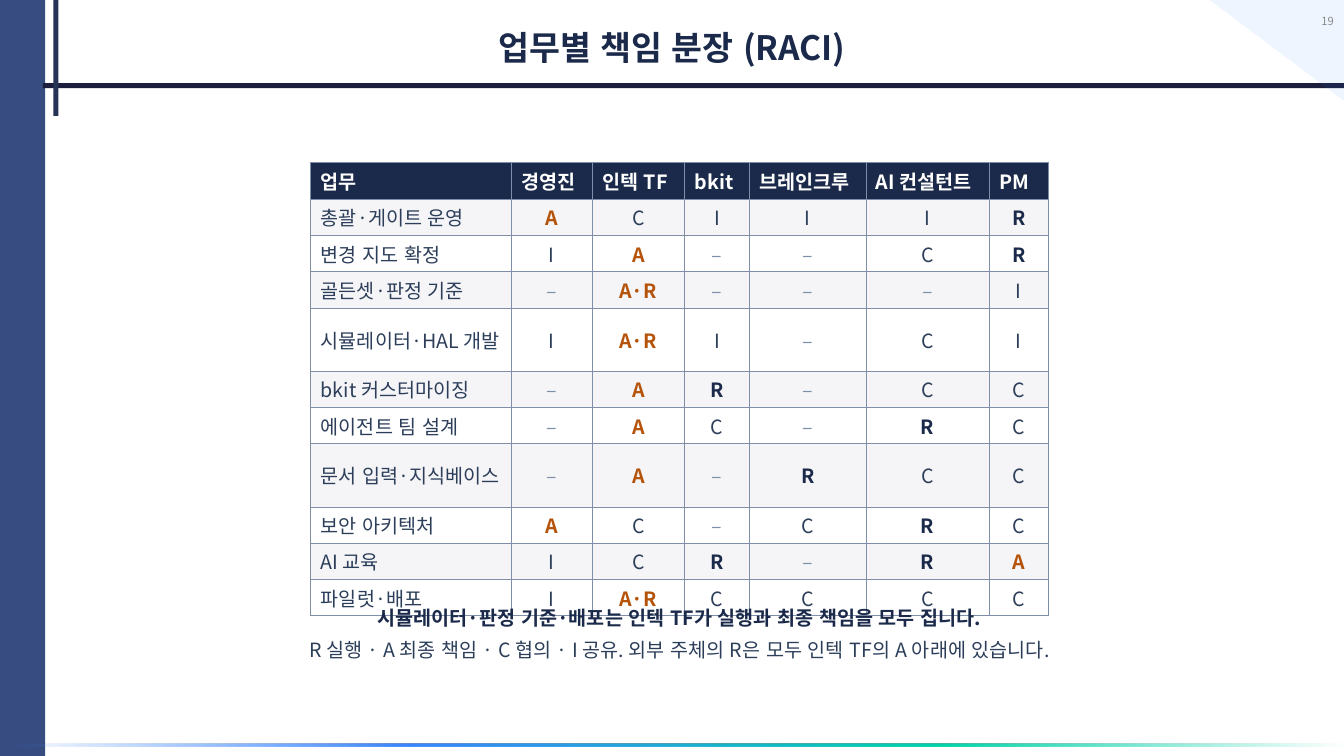
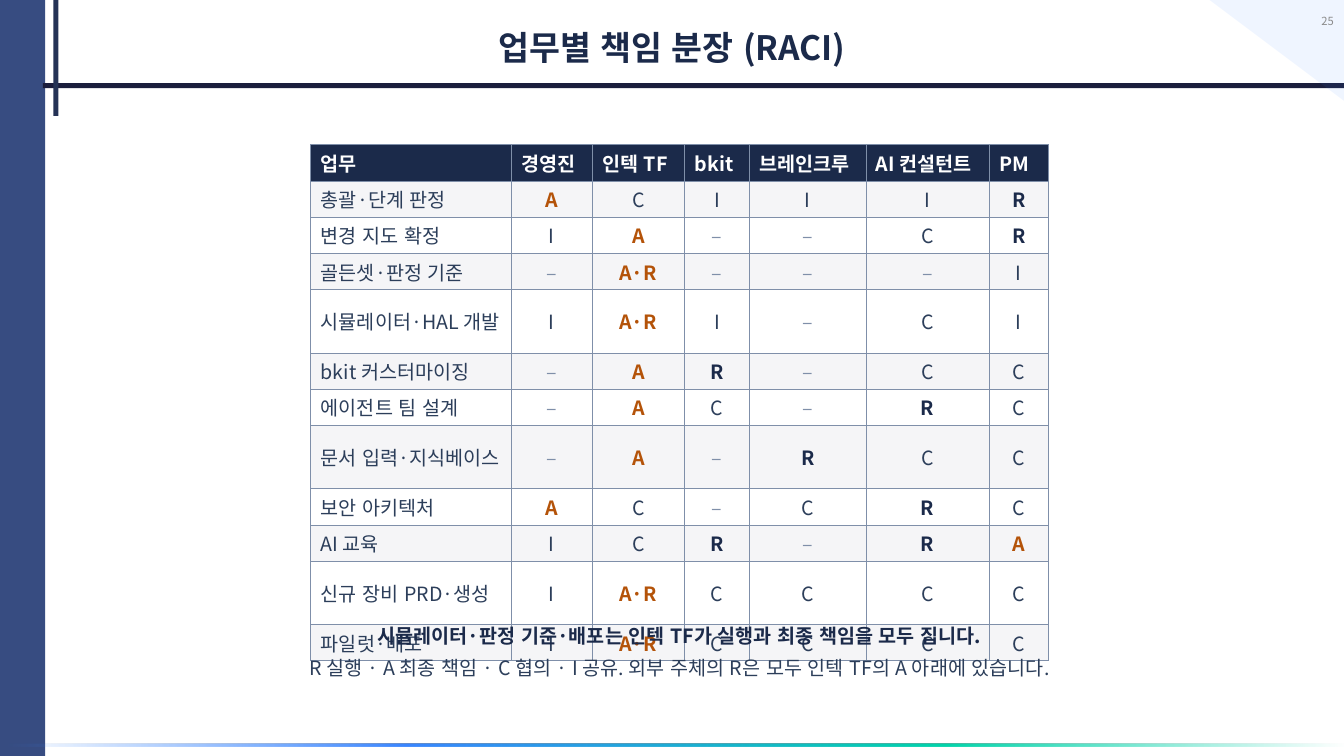
Before and after one commit to donchang07/tmb-2027, a slide deck: slide 25 of deliverables/Intekplus_AI_Upgrade_Proposal.pptx (slide 19 before the commit). Drawn at 1344x756 pixels with LibreOffice and Linux fonts; fonts in the diff are those of the drawing. Boxes give left, top, right and bottom in pixels: in the first picture for what was removed or moved away, otherwise in the second. Text is boxed around its words. In the diff, an @@ line names an element or a change of style, - is before the commit and + after.

```diff
--- a/deliverables/Intekplus_AI_Upgrade_Proposal.pptx
+++ b/deliverables/Intekplus_AI_Upgrade_Proposal.pptx
@@ page number at (1321,17,1333,25): text changed @@
-19
+25
@@ table at (311,144,1047,657) @@
-row 2, column 1: 총괄·게이트 운영
+row 2, column 1: 총괄·단계 판정
+row 11: 신규 장비 PRD·생성 | I | A·R | C | C | C | C
@@ table: place and size @@
-table at (311,162,1047,615)
+table at (311,144,1047,657)
@@ text "시뮬레이터·판정 기준·배포는 인텍 TF가 실행과 ...": place and size @@
-text "시뮬레이터·판정 기준·배포는 인텍 TF가 실행과 ..." at (377,604,982,627)
+text "시뮬레이터·판정 기준·배포는 인텍 TF가 실행과 ..." at (377,623,982,649)
@@ text "R 실행 · A 최종 ...": place and size @@
-text "R 실행 · A 최종 ..." at (309,640,1050,659)
+text "R 실행 · A 최종 ..." at (309,655,1050,677)
```
Also in this commit, not shown: 11 other slides changed, 8 slides added, 2 slides removed, 2 other files.
